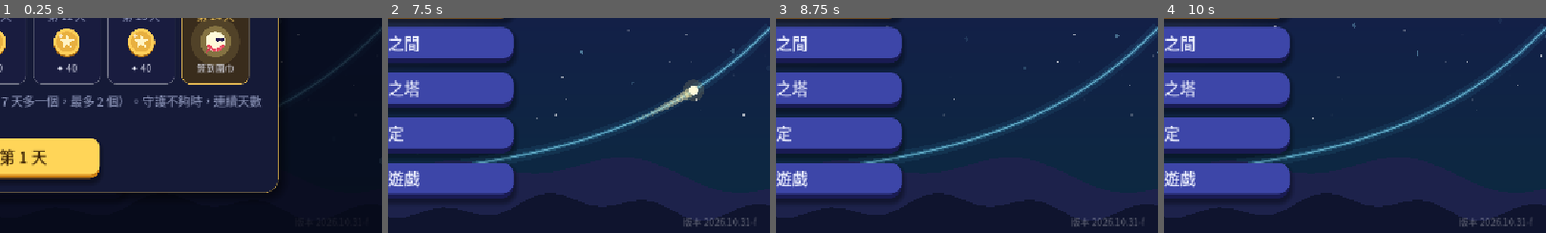
Above: before the commit, frames 1-4 (left to right).
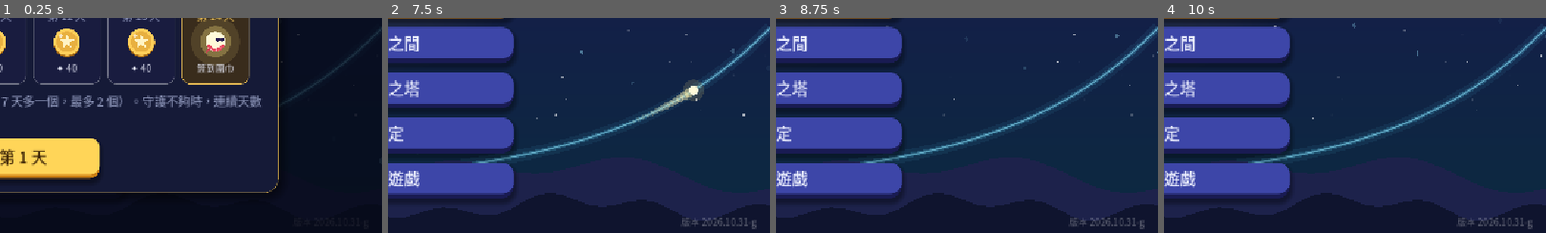
Above: after the commit, the same moments.

Repository: sam2068csie/light-spirit-journey
Game: Godot game, scene res://main_menu.tscn
Same seed, same stepped clock (60 frames per second), same inputs: the game is played once before the commit and once after it.
Inputs (mouse positions are % of the whole screen's width and height, from its top left):
- Up to frame 1 (0.25 s): no input
- Up to frame 2 (7.5 s): click "開始冒險" at 0.5 s; click "開始冒險" at 1.25 s; click "修煉之間" at 2 s; click "終焉之塔" at 2.75 s; click "設定" at 3.5 s; click "離開遊戲" at 4.25 s; click "每日任務" at 5 s; click "光靈扭蛋" at 5.75 s; click "光靈衣櫃" at 6.5 s; click "✕" at 7.25 s
- Up to frame 3 (8.75 s): tap Enter at 8 s; drag from (50, 50) to (60, 28) at 8.02 s
- Up to frame 4 (10 s): drag from (30, 55) to (45, 70) at 8.77 s; move the mouse to (60, 28) at 9.52 s; hold Right from 9.53 s (still down); tap 9 at 9.6 s
The pictures show only the part of the screen within x 50-100%, y 50-100%; the shares and areas given below are measured in that part.

The runs differ from the first frame. In frame 2, 0.4% of the frame differs, in the area x 77-97%, y 92-99%; in frame 3, 0.4%; in frame 4, 0.4%.

Commit message:
G5 觀念卡片：刪除差角公式卡，隨堂小測改成觀念／選公式題 (BUILD 2026.10.31-g)
Co-Authored-By: Claude Opus 5.5 <noreply@anthropic.com>
Claude-Session: https://claude.ai/code/session_01RombajUyooAJ6yvir5uviP

Diff:
--- a/data/concepts_trig.gd
+++ b/data/concepts_trig.gd
@@ -126,24 +126,18 @@
 			]
 		"G5":
 			return [
-				{"title": "差角公式", "tag": "公式", "glyph": "α − β",
-				 "formulas": ["cos(α − β) = ?{cos α cos β + sin α sin β}", "來源：單位圓上 A、B 的弦長 AB² = ?{2 − 2cos(α − β)}"],
-				 "notes": ["cos 的差角公式：同名相乘（cos 配 cos、sin 配 sin），中間是 ?{＋}", "座標算出來的 AB² = (cos α − cos β)² + (sin α − sin β)²，展開就是 ?{2 − 2(cos α cos β + sin α sin β)}"],
-				 "example": "cos 15° = cos(60° − 45°) = (√{2} + √{6})/4",
-				 "check": {"q": "cos(α − β) 的展開，中間的符號是？", "opts": ["＋", "−", "×"], "a": 0,
-					"why": "cos(α − β) = cos α cos β + sin α sin β。", "hint": "差角的 cos，符號和中間的相反：差 → ＋。"}},
 				{"title": "sin、cos 的和差角", "tag": "公式", "glyph": "sin, cos",
 				 "formulas": ["sin(α ± β) = ?{sin α cos β ± cos α sin β}", "cos(α ± β) = ?{cos α cos β ∓ sin α sin β}"],
 				 "notes": ["sin：每一項「sin 配 cos」，符號 ?{照抄}", "cos：每一項「同名相乘」，符號 ?{相反}", "75° = 45° + 30°、15° = 45° − 30°、105° = 60° + 45°"],
-				 "example": "sin 75° = sin45°cos30° + cos45°sin30° = (√{6} + √{2})/4",
-				 "check": {"q": "sin 75° 是？", "opts": ["(√{6} + √{2})/4", "(√{6} − √{2})/4", "(√{3} + 1)/2"], "a": 0,
-					"why": "sin(45° + 30°) = (√2/2)(√3/2) + (√2/2)(1/2) = (√6 + √2)/4。", "hint": "sin 的和角，每一項 sin 配 cos，中間是 ＋。"}},
+				 "example": "sin 75° = sin 45° cos 30° + cos 45° sin 30° = (√{6} + √{2})/4",
+				 "check": {"q": "下列哪一個是 cos(α + β) 的正確展開？", "opts": ["cos α cos β − sin α sin β", "cos α cos β + sin α sin β", "sin α cos β + cos α sin β"], "a": 0,
+					"why": "cos 的和角：同名相乘，符號和角的相反（和 → −）。第三個是 sin(α + β)。", "hint": "cos 配 cos、sin 配 sin，再看符號。"}},
 				{"title": "tan 的和差角", "tag": "公式", "glyph": "tan",
 				 "formulas": ["tan(α ± β) = ?{\\frac{tan α ± tan β}{1 ∓ tan α tan β}}"],
 				 "notes": ["分母的符號和分子 ?{相反}", "tan α 或 tan β 不存在（90°）時，要 ?{直接用 sin、cos 算}", "tan 75° = ?{2 + √{3}}、tan 15° = ?{2 − √{3}}"],
 				 "trap": "tan(α + β) [b]不等於[/b] tan α + tan β，中間還有分母 1 − tan α tan β！",
-				 "check": {"q": "tan 15° = tan(45° − 30°) = ？", "opts": ["2 − √{3}", "2 + √{3}", "√{3} − 1"], "a": 0,
-					"why": "(1 − √3/3) ÷ (1 + √3/3) = (3 − √3) ÷ (3 + √3) = 2 − √3。", "hint": "分子 1 − √3/3，分母 1 + √3/3，再有理化。"}},
+				 "check": {"q": "tan(α − β) 的正確公式是？", "opts": ["\\frac{tan α − tan β}{1 + tan α tan β}", "\\frac{tan α − tan β}{1 − tan α tan β}", "tan α − tan β"], "a": 0,
+					"why": "分子照角的符號（−），分母和分子相反（+）。tan 不能直接相減。", "hint": "分母的符號和分子相反。"}},
 				{"kind": "order", "title": "拼出解題流程", "tag": "思考", "glyph": "→",
 				 "prompt": "sin α = 5/13（第二象限）、tan β = 3/4（第三象限），求 cos(α − β)",
 				 "steps": ["α 在第二象限：cos α < 0", "直角三角形 5、12、13：cos α = −12/13",
@@ -154,8 +148,8 @@
 				{"title": "兩直線的夾角與應用", "tag": "第二章", "glyph": "θ",
 				 "formulas": ["兩直線夾角 θ：tan θ = ?{\\frac{|m₂ − m₁|}{|1 + m₁m₂|}}", "斜率 = ?{tan（傾斜角）}"],
 				 "notes": ["1 + m₁m₂ = 0：兩直線 ?{垂直（θ = 90°）}", "△ABC：tan C = ?{−tan(A + B)}", "tan α、tan β 是 x² + px + q = 0 的兩根：和 ?{−p}、積 ?{q}"],
-				 "check": {"q": "斜率 2 與斜率 3 的兩直線，夾角 tan θ = ？", "opts": ["1/7", "1", "5"], "a": 0,
-					"why": "|3 − 2| ÷ |1 + 6| = 1/7。", "hint": "tan θ = |m₂ − m₁| ÷ |1 + m₁m₂|。"}},
+				 "check": {"q": "斜率 m₁、m₂ 的兩直線互相垂直，條件是？", "opts": ["m₁m₂ = −1", "m₁ = m₂", "m₁ + m₂ = 0"], "a": 0,
+					"why": "垂直時 θ = 90°，夾角公式的分母 1 + m₁m₂ = 0，也就是 m₁m₂ = −1。m₁ = m₂ 是平行。", "hint": "夾角公式的分母什麼時候是 0？"}},
 			]
 		"G6":
 			return [
--- a/data/game.gd
+++ b/data/game.gd
@@ -560,7 +560,7 @@
 
 const DQ := preload("daily_quests.gd")
 ## 版本號（主畫面右下角會顯示）：每次交給你新的檔案時更新，方便確認手機上裝的是不是最新版
-const BUILD := "2026.10.31-f"
+const BUILD := "2026.10.31-g"
 
 
 ## 讀取各單元的資料；舊存檔（還沒有單元的版本）的今日修煉、終焉之塔紀錄搬到「指數與對數」
